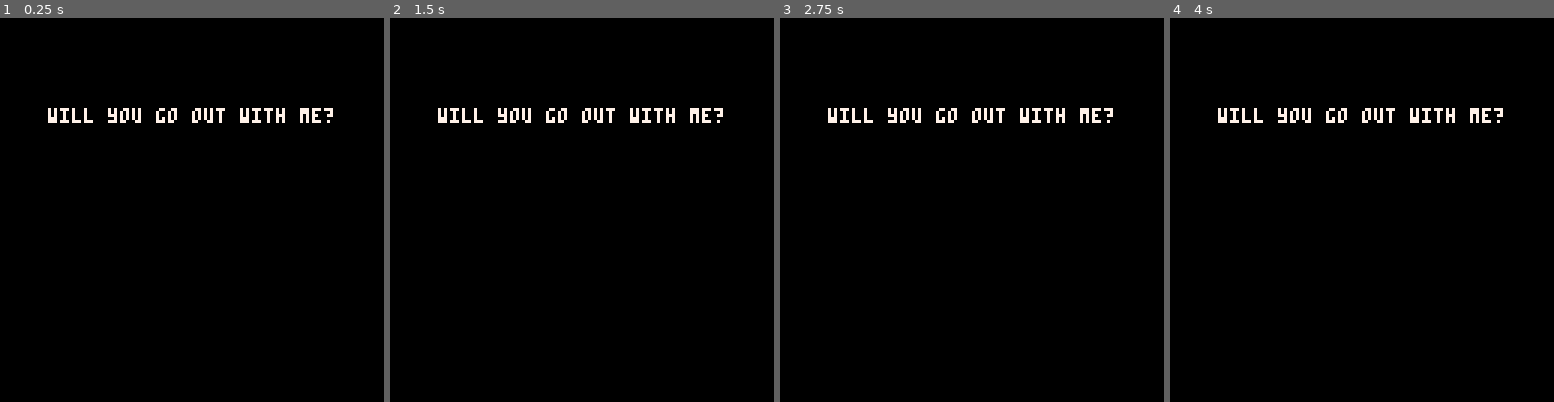
Above: before the commit, frames 1-4 (left to right).
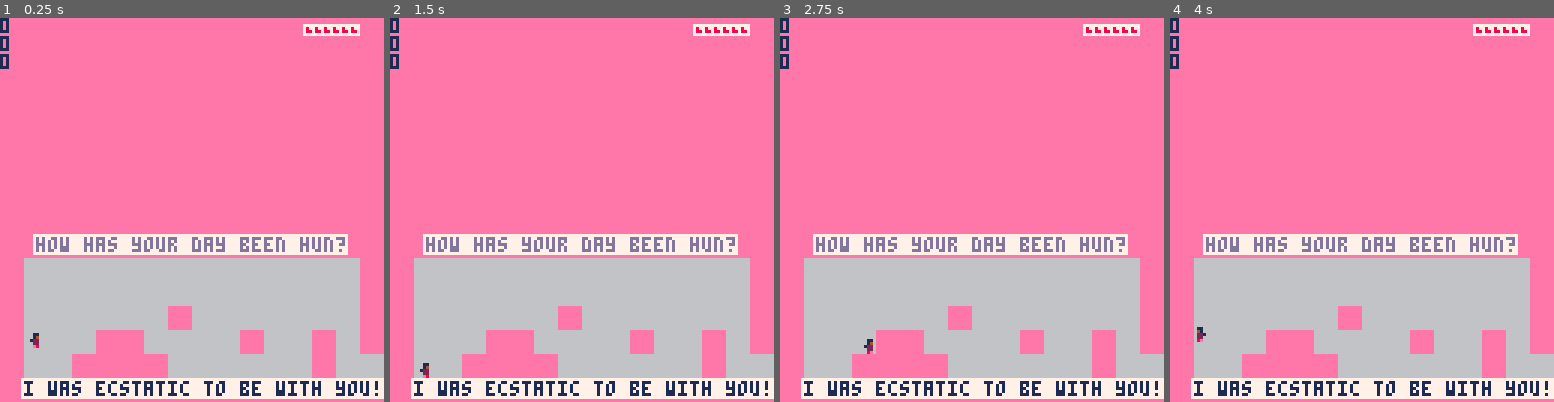
Above: after the commit, the same moments.

Repository: BoopEnthusiast/carts
Game: PICO-8 cartridge untitled.p8
Same seed, same stepped clock (60 frames per second), same inputs: the game is played once before the commit and once after it.
Inputs:
- Up to frame 1 (0.25 s): no input
- Up to frame 2 (1.5 s): tap O (Z key) at 0.7 s
- Up to frame 3 (2.75 s): hold Right 1.6-2.1 s; tap O (Z key) at 1.7, 2.1, 2.5 s; hold Up 2.15-2.42 s; hold Right from 2.47 s (still down)
- Up to frame 4 (4 s): tap O (Z key) at 2.9, 3.3, 3.7 s; release Right at 3.03 s; hold Left 3.08-3.58 s

The runs differ from the first frame. In frame 1, 100% of the frame differs, in the area x 0-100%, y 0-100%; in frame 2, 100%; in frame 3, 100%; in frame 4, 100%.

Commit message:
update to turnary, faces, sfx, wall jump, some other stuff

Diff:
--- a/untitled.p8
+++ b/untitled.p8
@@ -16,11 +16,12 @@
 		sp = 1.5, --speed
 		jh = 3, --jump height
 		jwj = false, -- wall jump
+		wjd = 0, --wall jump delay
 		left = false,
 		mov = false, --moving
 		on_gnd = false, --on ground
 		on_wal = false, --facing wall
-		coy_t = 0.1, -- coyote time
+		coy_t = 0.05, -- coyote time
 		was_on_gnd = false,
 		jj = false, --just jumped
 		w = 4, -- sprite
@@ -38,7 +39,7 @@
 
 
 -- breaks
-on_break = true
+on_break = false
 
 b = { -- current break variables
   bclr = 0, --background color
@@ -154,6 +155,19 @@
 end
 -->8
 --functions
+function update_sprite_g()
+  if not p.mov then
+				p.sf = 0
+		else
+				p.sfd += 1
+				if p.sfd >= p.sfr then
+						p.sf += 1
+						if p.sf > p.sfc then p.sf = 0 end
+						p.sfd = 1
+				end
+		end
+end
+
 function die()
   p.l -= 1
   if p.l < 4 then
@@ -165,23 +179,23 @@
 end
 
 function update_p_gnd()
-  if pget(p.x,p.y+p.h)==sclr or pget(p.x+p.w-1,p.y+p.h)==sclr then
-    die()
-  end
-		p.on_gnd=pget(p.x,p.y+p.h)~=tclr or pget(p.x+p.w-1,p.y+p.h)~=tclr
+  local p_1 = pget(p.x,p.y+p.h)
+  local p_2 = pget(p.x+p.w-1,p.y+p.h)
+  local d = (p_1==sclr or p_2==sclr) and die()
+		p.on_gnd=p_1~=tclr or p_2~=tclr
 end
 
 function update_p_wal()
 		if p.left then
-		  if pget(p.x-1,p.y+p.h-1)==sclr or pget(p.x-1,p.y)==sclr then
-		    die()
-		  end
-				p.on_wal=pget(p.x-1,p.y+p.h-1)~=tclr or pget(p.x-1,p.y)~=tclr
+		  local p_1 = pget(p.x-1,p.y+p.h-1)
+		  local p_2 = pget(p.x-1,p.y)
+		  local d = (p_1==sclr or p_2==sclr) and die()
+				p.on_wal=p_1~=tclr or p_2~=tclr
 		else
-		  if pget(p.x+p.w,p.y+p.h-1)==sclr or pget(p.x+p.w,p.y)==sclr then
-				  die()
-				end
-				p.on_wal=pget(p.x+p.w,p.y+p.h-1)~=tclr or pget(p.x+p.w,p.y)~=tclr
+		  local p_1 = pget(p.x+p.w,p.y+p.h-1)
+		  local p_2 = pget(p.x+p.w,p.y)
+		  local d = (p_1==sclr or p_2==sclr) and die()
+				p.on_wal=p_1~=tclr or p_2~=tclr
 		end
 end
 
@@ -221,19 +235,6 @@
   p.xv = 0
 end
 
-function update_sprite_g()
-  if not p.mov then
-				p.sf = 0
-		else
-				p.sfd += 1
-				if p.sfd >= p.sfr then
-						p.sf += 1
-						if p.sf > p.sfc then p.sf = 1 end
-						p.sfd = 1
-				end
-		end
-end
-
 function reset_p()
   p.x,p.y,p.xv,p.yv,p.l = m.sx,m.sy,0,0,5
 end
@@ -255,20 +256,18 @@
 		update_sprite_g()
 
 		-- move l/r
-		if btn(⬅️) and btn(➡️) then
+		local pressed_l = btn(⬅️)
+		local pressed_r = btn(➡️)
+		if pressed_l and pressed_r then
 				not_mov()
-  elseif btn(⬅️) then
-  		if not p.left then p.xv=0 end
-  		if p.xv >= -p.sp then
-  				p.xv -= p.xa
-  		end
+  elseif pressed_l then
+    p.xv = not p.left and 0 or p.xv
+  	 p.xv -= p.xv >= -p.sp and p.xa or 0
   		p.left = true
   		p.mov = true
-  elseif btn(➡️) then
-  		if p.left then p.xv=0 end
-    if p.xv <= p.sp then
-  				p.xv += p.xa
-  		end
+  elseif pressed_r then
+  		p.xv = p.left and 0 or p.xv
+    p.xv += p.xv <= p.sp and p.xa or 0
   		p.left = false
   		p.mov = true
   else
@@ -277,23 +276,31 @@
 
   -- jumping
   update_p_gnd()
-  if p.on_gnd then p.jj = false end
-  if btn(⬆️) and (p.on_gnd or p.coy_t<1) then
+  local pressed_jump = btn(⬆️) or btn(🅾️)
+  if p.on_gnd then p.jj = false p.jwj = false end
+  if pressed_jump and (p.on_gnd or p.coy_t<1) and not p.jj then
   		p.yv=-p.jh
-  		p.on_gnd = false
-  		p.jj = true
-  		sfx(12,-1,0,0,rnd(6))
-  end
-
+  		p.on_gnd=false
+  		p.jj=true
+  		p.wjd = 0
+  		sfx(12)
+  elseif pressed_jump and p.on_wal and not p.jwj and p.wjd > 1 then
+    p.yv=-p.jh
+    p.on_wal = false
+    p.jwj=true
+    sfx(14)
+  end
+
+
+  move()
   fall()
-  move()
 
   -- coyote time
-  if p.was_on_gnd and not p.on_gnd and not p.jj then
-    p.coy_t = 0
-  end
+  p.coy_t = ((p.was_on_gnd and not p.on_gnd)
+   and not p.jj) and 0 or p.coy_t
   p.was_on_gnd = p.on_gnd
-  p.coy_t += 0.2
+  p.coy_t += 0.3
+  p.wjd += 0.3
 end
 -->8
 --draw
@@ -303,6 +310,7 @@
     print(b.t1,64-#b.t1*2,30,b.tclr)
     if b.tme > b.t1d then
       print(b.t2,64-#b.t2*2,40,b.tclr)
+      sfx(13)
     end
     return
   end
@@ -318,40 +326,16 @@
 
 		-- question
 		for q in all(m.q) do
-		  --rectfill(63-#q.l*2,q.y-1,63+#q.l*2,q.y+5,m.qbclr)
 		  print("\#"..m.qbclr..q.l,64-#q.l*2,q.y,m.qclr)
 		end
-		--[[
-		rectfill(63-#m.ql1*2,m.ql1y-1,63+#m.ql1*2,m.ql1y+5,m.qbclr)
-		print(m.ql1,64-#m.ql1*2,m.ql1y,m.qclr)
-		if m.ql2 then
-		  rectfill(63-#m.ql2*2,m.ql2y-1,63+#m.ql2*2,m.ql2y+5,m.qbclr)
-		  print(m.ql2,64-#m.ql2*2,m.ql2y,m.qclr)
-		end
-		if m.ql3 then
-		  rectfill(63-#m.ql2*2,m.ql2y-1,63+#m.ql2*2,m.ql2y+5,m.qbclr)
-		  print(m.ql3,64-#m.ql3*2,m.ql3y,m.qclr)
-		end]]
 
 		-- responses
 		for rs in all(m.r) do
 		  for r in all(rs) do
-		    --rectfill(r.x-1,r.y-1,r.x+#r.l*4-1,r.y+5,m.rbclr)
-	    	print("\#"..m.rbclr..r.l,r.x,r.y,m.rclr)
+		    print("\#"..m.rbclr..r.l,r.x,r.y,m.rclr)
 		  end
 		end
-		--[[
-		rectfill(m.r1x-1,m.r1y-1,m.r1x+#m.r1*4-1,m.r1y+5,m.rbclr)
-		print(m.r1,m.r1x,m.r1y,m.rclr)
-		if m.r2 then
-		  rectfill(m.r2x-1,m.r2y-1,m.r2x+#m.r2*4-1,m.r2y+5,m.rbclr)
-		  print(m.r2,m.r2x,m.r2y,m.rclr)
-		end
-		if m.r3 then
-		  rectfill(m.r3x-1,m.r3y-1,m.r3x+#m.r3*4-1,m.r3y+5,m.rbclr)
-		  print(m.r3,m.r3x,m.r3y,m.rclr)
-		end
-		]]
+
 		-- debug
   debug_msgs()
 end
@@ -363,14 +347,14 @@
   print(tostr(tmp3))
 end
 __gfx__
-6116611661166116611661166666666666666666eeeeeeee66666666666666666666666666666666666666666666666666666666666666666666666666666666
-6146614661466146614661466666666666666666eeeeeeee66666666666666666666666666666666666666666666666666666666666666666666666666666666
-1226122612261226122612266666666666666666eeeeeeee66666666666666666666666666666666666666666666666666666666666666666666666666666666
-6226622662266226622662266666666666566656eeeeeeee66666666666666666666666666666666666666666666666666666666666666666666666666666666
-6e86e6686e8668e6866e68e66666666666566656eeeeeeee66666666666666666666666666666666666666666666666666666666666666666666666666666666
-8666666666666666666666666666666665556555eeeeeeee66666666666666666666666666666666666666666666666666666666666666666666666666666666
-8866666666666666666666665656565655555555eeeeeeee66666666666666666666666666666666666666666666666666666666666666666666666666666666
-6666666666666666666666665555555555555555eeeeeeee66666666666666666666666666666666666666666666666666666666666666666666666666666666
+6116611661166116611661166666666666666666eeeeeeee66666666666666666333333363333333633333336333333363333333633333336333333363333333
+6146614661466146614661466666666666666666eeeeeeee66666666666666663333fff33333fff33333fff33333fff33333fff33333fff33333fff33333fff3
+1226122612261226122612266666666666666666eeeeeeee6666666666666666333fffff333fffff333f7f7f333fff7f333fffff333f7f7f333f7f7f333f1f1f
+6226622662266226622662266666666666566656eeeeeeee66666666666666663f3f7f7f3f311f113f3f1f1f3f311f1f3f3f7f7f3f3f1f1f3f3f1f1f3f3f7f7f
+6e86e6686e8668e6866e68e66666666666566656eeeeeeee66666666666666663fff1f1f3fffffff3fff1f1f3fffff1f3fff1f1f3fff1f1f3fffffff3fffffff
+8666666666666666666666666666666665556555eeeeeeee666666666666666633ffffff33f8ffff33ffffff33ff8fff33ffffff33ffffff33f8fff833ffffff
+8866666666666666666666665656565655555555eeeeeeee6666666666666666333f888f333f888f333f888f333ff88f333ff88f333f888f333f888f333f888f
+6666666666666666666666665555555555555555eeeeeeee6666666666666666333fe88f333fffff333fffff333fffff333fffff333ff8ff333fee8f333fffff
 66666666666666666666666666666666666666666666666666666666666666666666666666666666666666666666666666666666666666666666666666666666
 66666666666666666666666666666666666666666666666666666666666666666666666666666666666666666666666666666666666666666666666666666666
 66666666666666666666666666666666666666666666666666666666666666666666666666666666666666666666666666666666666666666666666666666666
Not shown, changed: the sound effects (__sfx__) section of untitled.p8
